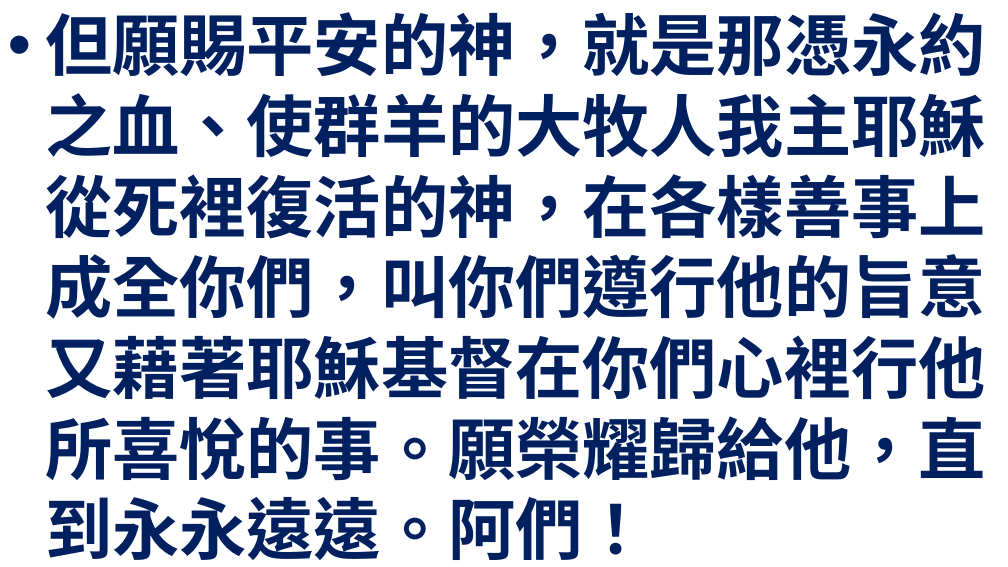
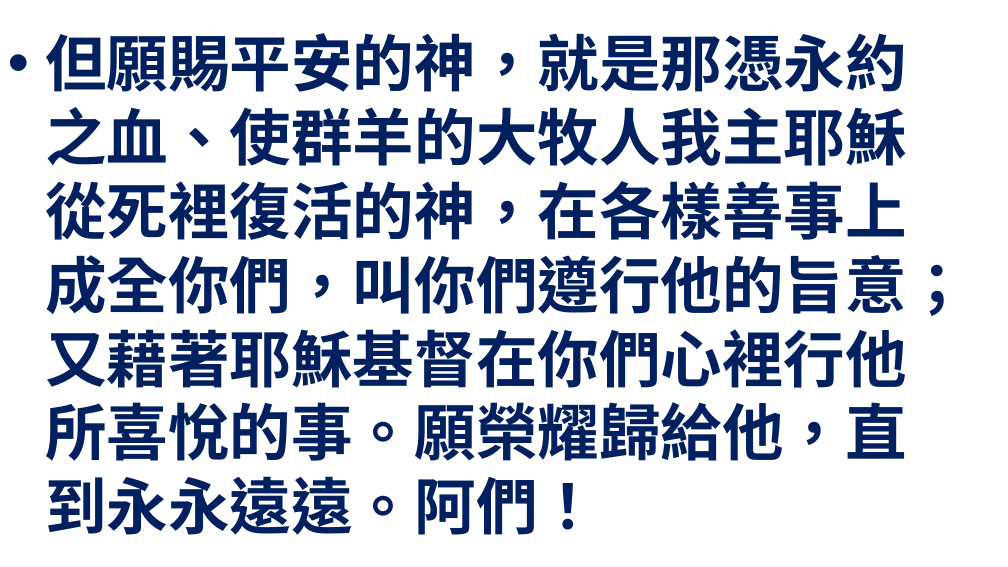
Before and after one commit to batisuoc/worship-resources, a slide deck: slide 5 of 71心靈平安.pptx. Drawn at 1008x567 pixels with LibreOffice and Linux fonts; fonts in the diff are those of the drawing; background and template pictures are left out. Boxes give left, top, right and bottom in pixels: in the first picture for what was removed or moved away, otherwise in the second. Text is boxed around its words. In the diff, an @@ line names an element or a change of style, - is before the commit and + after.

```diff
--- a/71心靈平安.pptx
+++ b/71心靈平安.pptx
@@ text "但願賜平安的神，就是那憑永約之血、使群羊的大牧人我主耶穌從死裡復活的神，在各樣善事上成全你們，叫你們遵行他的旨意；又藉著 ..." at [45,33,968,535]: size 64 to 58.7 pt; less space between paragraphs; vertical alignment top to middle @@
```
